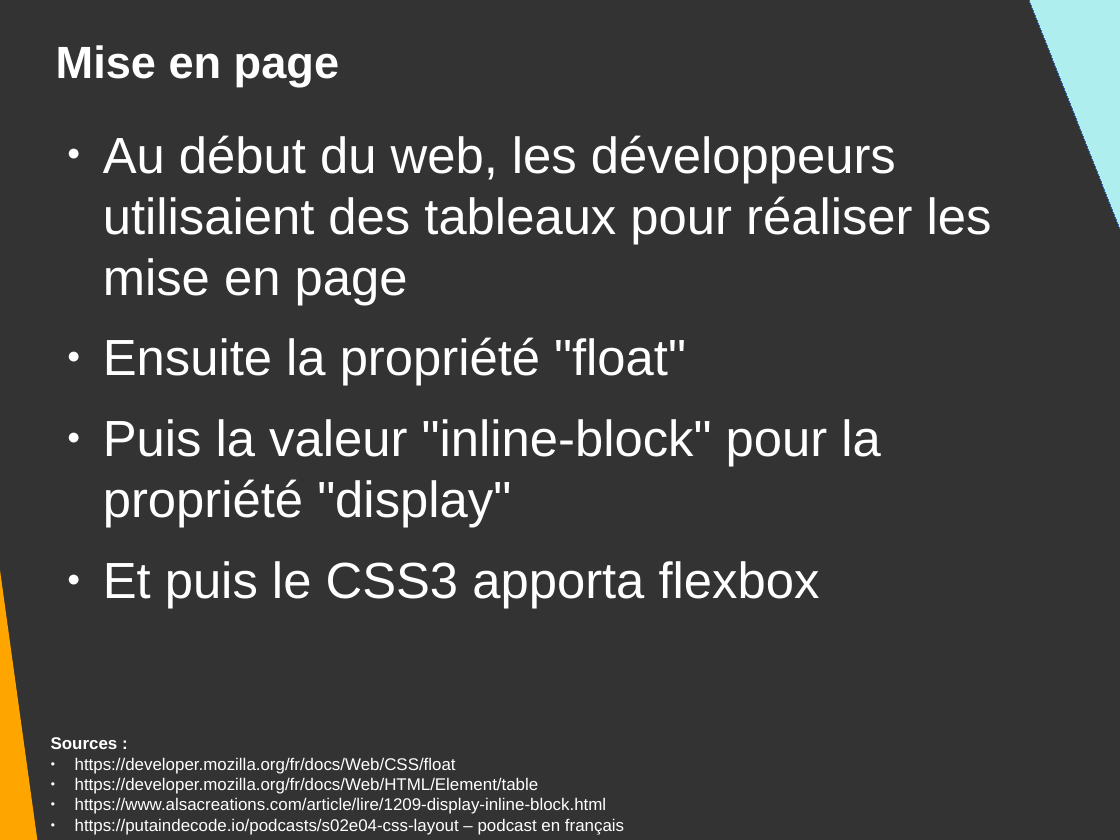
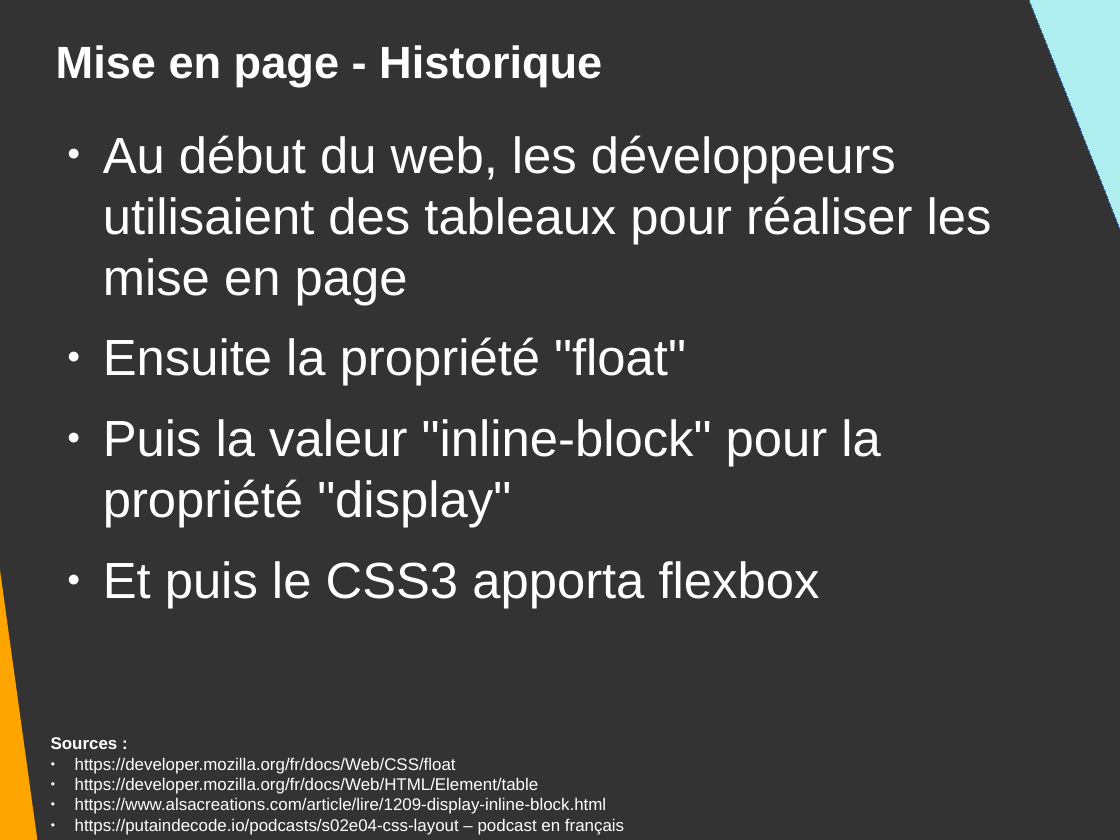
Before and after one commit to DanYellow/presentations, a slide deck: slide 90 of mmi/html/travaux-pratiques/numero-2/presentation.odp. Drawn at 1120x840 pixels with LibreOffice and Linux fonts; fonts in the diff are those of the drawing. Boxes give left, top, right and bottom in pixels: in the first picture for what was removed or moved away, otherwise in the second. Text is boxed around its words. In the diff, an @@ line names an element or a change of style, - is before the commit and + after.

```diff
--- a/mmi/html/travaux-pratiques/numero-2/presentation.odp
+++ b/mmi/html/travaux-pratiques/numero-2/presentation.odp
@@ title at (x1=56, y1=45, x2=602, y2=87): text changed @@
-Mise en page
+Mise en page - Historique
```
Also in this commit, not shown: 7 other slides changed, 3 other files.
